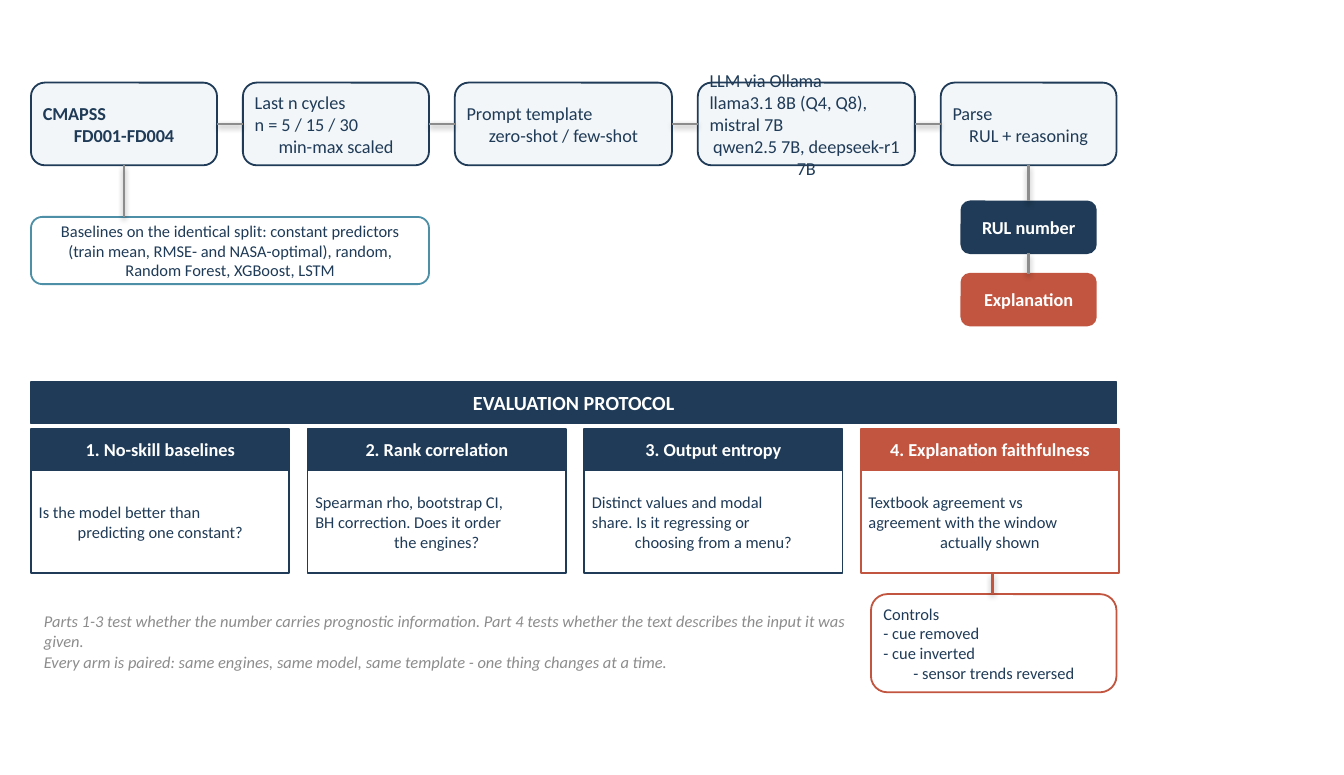
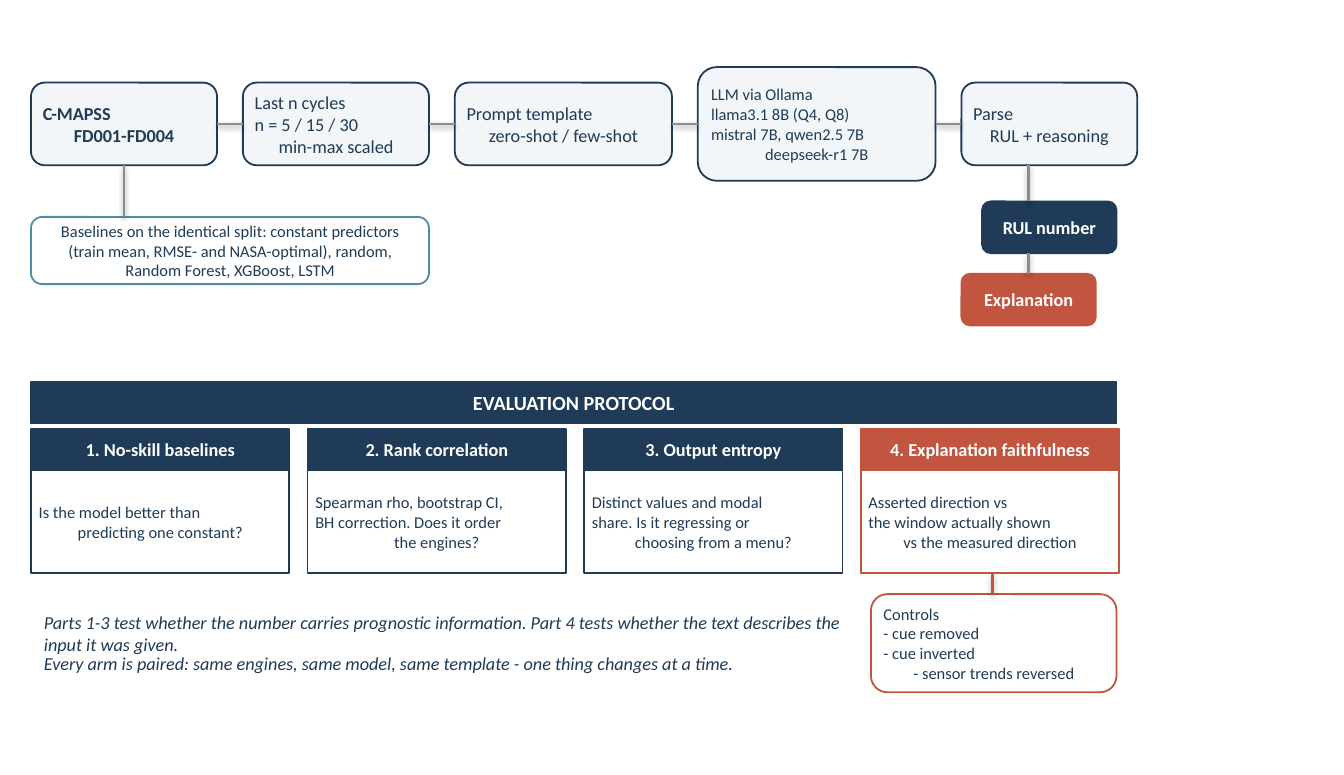
Before and after one commit to filippodecarlo-cloud/LLM-RUL-CMAPSS, a slide deck: slide 1 of figures_v14/figure1_methodology.pptx. Drawn at 1344x775 pixels with LibreOffice and Linux fonts; fonts in the diff are those of the drawing. Boxes give left, top, right and bottom in pixels: in the first picture for what was removed or moved away, otherwise in the second. Text is boxed around its words. In the diff, an @@ line names an element or a change of style, - is before the commit and + after.

```diff
--- a/figures_v14/figure1_methodology.pptx
+++ b/figures_v14/figure1_methodology.pptx
@@ rounded rectangle "LLM via Ollama llama3.1 8B ...": place and size @@
-rounded rectangle "LLM via Ollama llama3.1 8B ..." at (697,83,913,165)
+rounded rectangle "LLM via Ollama llama3.1 8B ..." at (697,67,934,181)
@@ text in rounded rectangle at (711,88,868,163): text changed; size 10 to 9 pt @@
-LLM via Ollama
-llama3.1 8B (Q4, Q8), mistral 7B
-qwen2.5 7B, deepseek-r1 7B
+LLM via Ollama
+llama3.1 8B (Q4, Q8)
+mistral 7B, qwen2.5 7B
+deepseek-r1 7B
@@ text in rounded rectangle at (43,108,174,142): text changed @@
-CMAPSS
-FD001-FD004
+C-MAPSS
+FD001-FD004
@@ 2 rounded rectangles, 1 elbow line: place and size @@
-2 rounded rectangles, 1 elbow line at (915,83,1117,253)
+2 rounded rectangles, 1 elbow line at (936,83,1137,253)
@@ text in rectangle at (868,496,1076,548): text changed @@
-Textbook agreement vs
-agreement with the window
-actually shown
+Asserted direction vs
+the window actually shown
+vs the measured direction
@@ text "Parts 1-3 test whether the ..." at (44,616,840,654): size 9 to 10 pt, text colour #8C8C8C to #1F3B57 @@
@@ text "Every arm is paired: same ..." at (44,657,733,673): size 9 to 10 pt, text colour #8C8C8C to #1F3B57 @@
```
Also in this commit, not shown: 6 other files.
